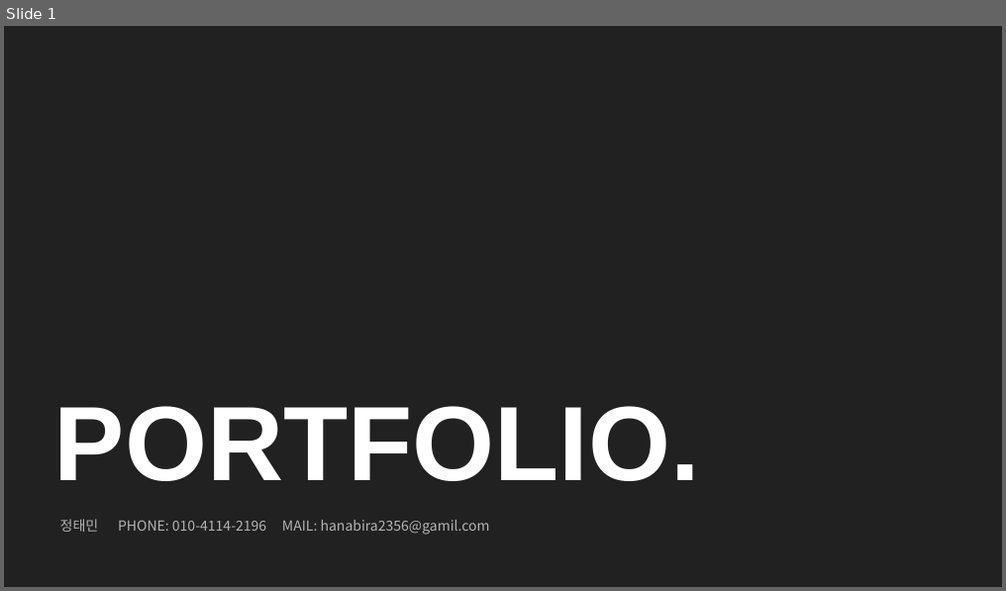
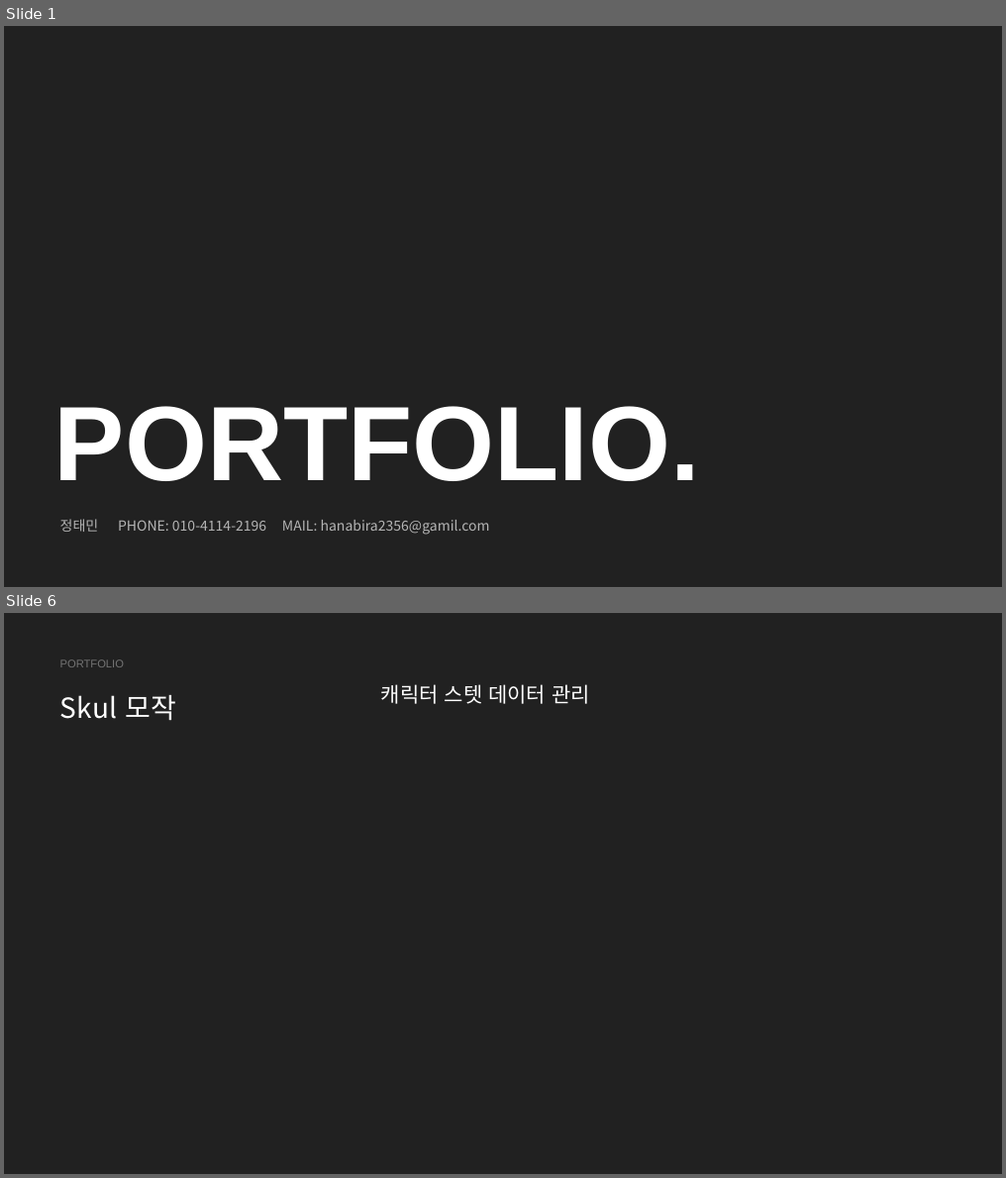
Before and after one commit to hanabi2356/Skul, a slide deck: 포트폴리오.pptx. Shown one above the other, each under a label of ours: slide 1 before the commit, slides 1 and 6 after it; the slides between them are not shown. The pictures are 1006x591 and 1006x1178 pixels, drawn with LibreOffice and Linux fonts; fonts in the diff are those of the drawing. Boxes give left, top, right and bottom in pixels: in the first picture for what was removed or moved away, otherwise in the second. Text is boxed around its words. In the diff, an @@ line names an element or a change of style, - is before the commit and + after.

Commit message:
ppt 업데이트

```diff
--- a/포트폴리오.pptx
+++ b/포트폴리오.pptx
@@ slide 6 added at (4, 613, 1002, 1174), background #212121 @@
@@ text added at (60, 660, 124, 667), 16 pt, text #737373 @@
+PORTFOLIO
@@ text added at (60, 695, 176, 720), 40 pt, text #FFFFFF @@
+Skul 모작
@@ text added at (381, 684, 590, 704), 30 pt, text #FFFFFF @@
+캐릭터 스텟 데이터 관리
```
Also in this commit, not shown: 2 slides changed, 7 other slides added, 1 slide removed.
